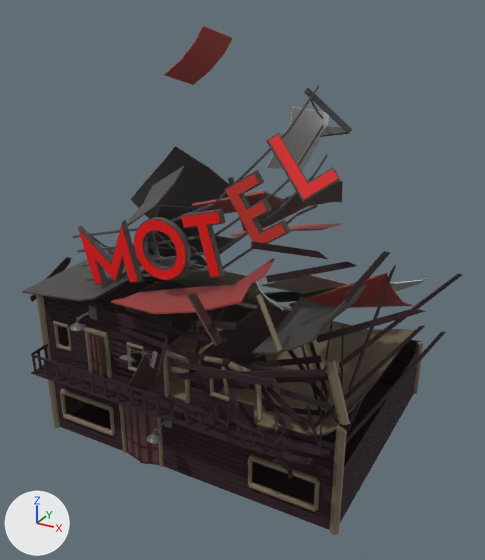
One commit to the FBX model Assets/Resources/3DAssets/Structures/Motel-M00A.fbx: the scene before it, then after it.
Both versions are drawn from a camera (50 mm lens) standing at (-10.8, -22.9, 48.3) and looking at (-25.0, 2.9, 35.4). Lighting does not change. The marker at lower left points along +X, +Y and +Z. Where no turn or scale is listed for an object, it has been applied to the vertices.

In view in the first picture: 'Debris-M00A', 'Debris-M01A', 'Debris-M02A', 'Debris-M03A', 'Motel-Door-M00A', 'Motel-Door-M01A', 'Motel-M00A', 'SignLetter-M00C'.
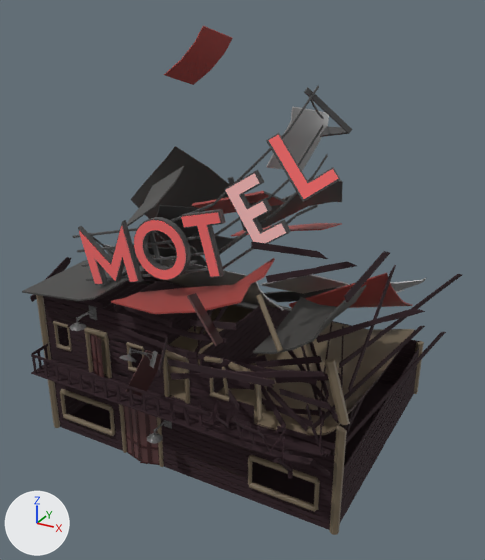
The newer file is also turned or shifted as a whole; pictures and numbers use the older file's frame.

The change, as a diff of the scene's bpy script:
```diff
--- a/Assets/Resources/3DAssets/Structures/Motel-M00A.fbx.py
+++ b/Assets/Resources/3DAssets/Structures/Motel-M00A.fbx.py
@@ mat_light2_001 @@
 mat_light2_001.base_color = (0.8, 0.00067, 0.0)  # red #e70200
+mat_light2_001.emission_color = (0.0835, 0.0835, 0.0835)  # dark grey #525252
+mat_light2_001.emission_strength = 1.0
@@ mat_light_flash_001 @@
 mat_light_flash_001.base_color = (0.571, 0.0346, 0.0232)  # red #c7342a
+mat_light_flash_001.emission_color = (0.303, 0.303, 0.303)  # grey #969696
+mat_light_flash_001.emission_strength = 1.0
```

What differs and where, as boxes [x1, y1, x2, y2] in the pictures (485 x 560 px):
'Motel-M00A', recoloured, surface changed
    both: [77, 135, 388, 445]
'SignLetter-M00C', recoloured, surface changed
    both: [266, 133, 340, 202]
